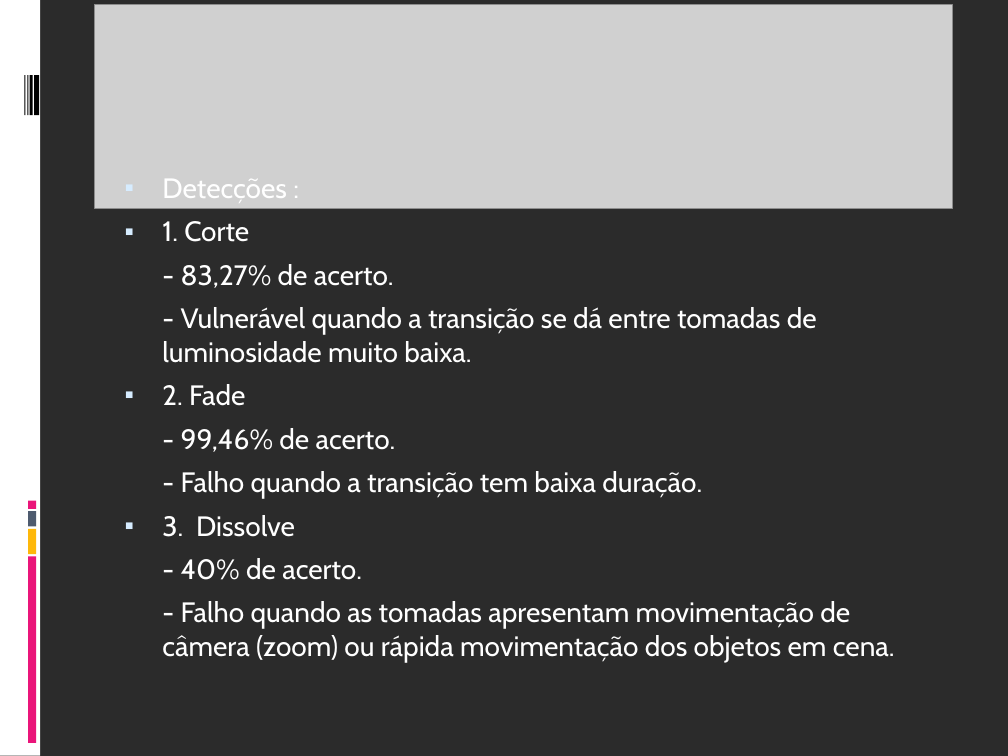
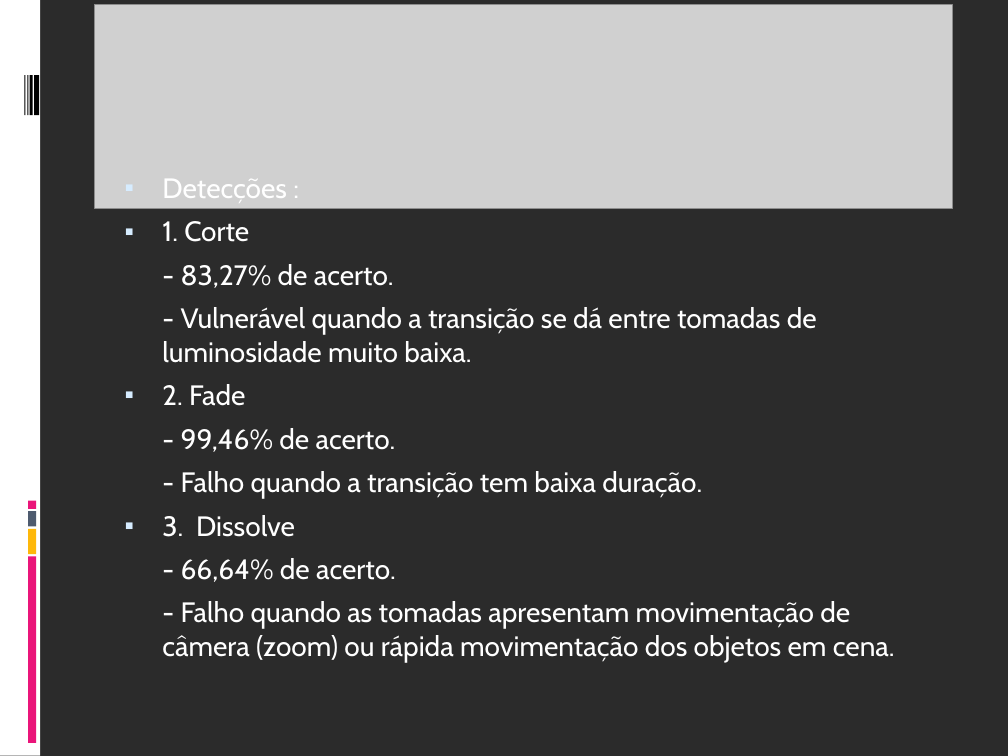
Before and after one commit to fabriciols/m-fit, a slide deck: slide 9 of DOCS/Apresentação/Apresentação_Final.ppt. Drawn at 1008x756 pixels with LibreOffice and Linux fonts; fonts in the diff are those of the drawing; grey boxes stand for pictures; background and template pictures are left out; a plain dark background stands for a picture behind light text. Boxes give left, top, right and bottom in pixels: in the first picture for what was removed or moved away, otherwise in the second. Text is boxed around its words. In the diff, an @@ line names an element or a change of style, - is before the commit and + after.

Commit message:
Arrumando % do dissolve

```diff
--- a/DOCS/Apresentação/Apresentação_Final.ppt
+++ b/DOCS/Apresentação/Apresentação_Final.ppt
@@ text at (181,558,396,582): text changed @@
-- 40% de acerto.
+- 66,64% de acerto.
```
